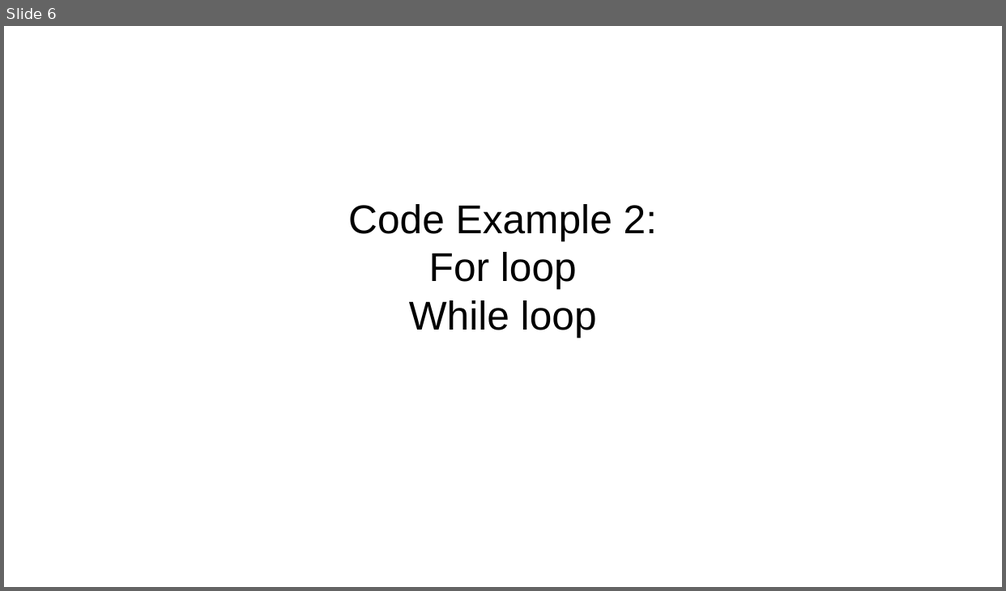
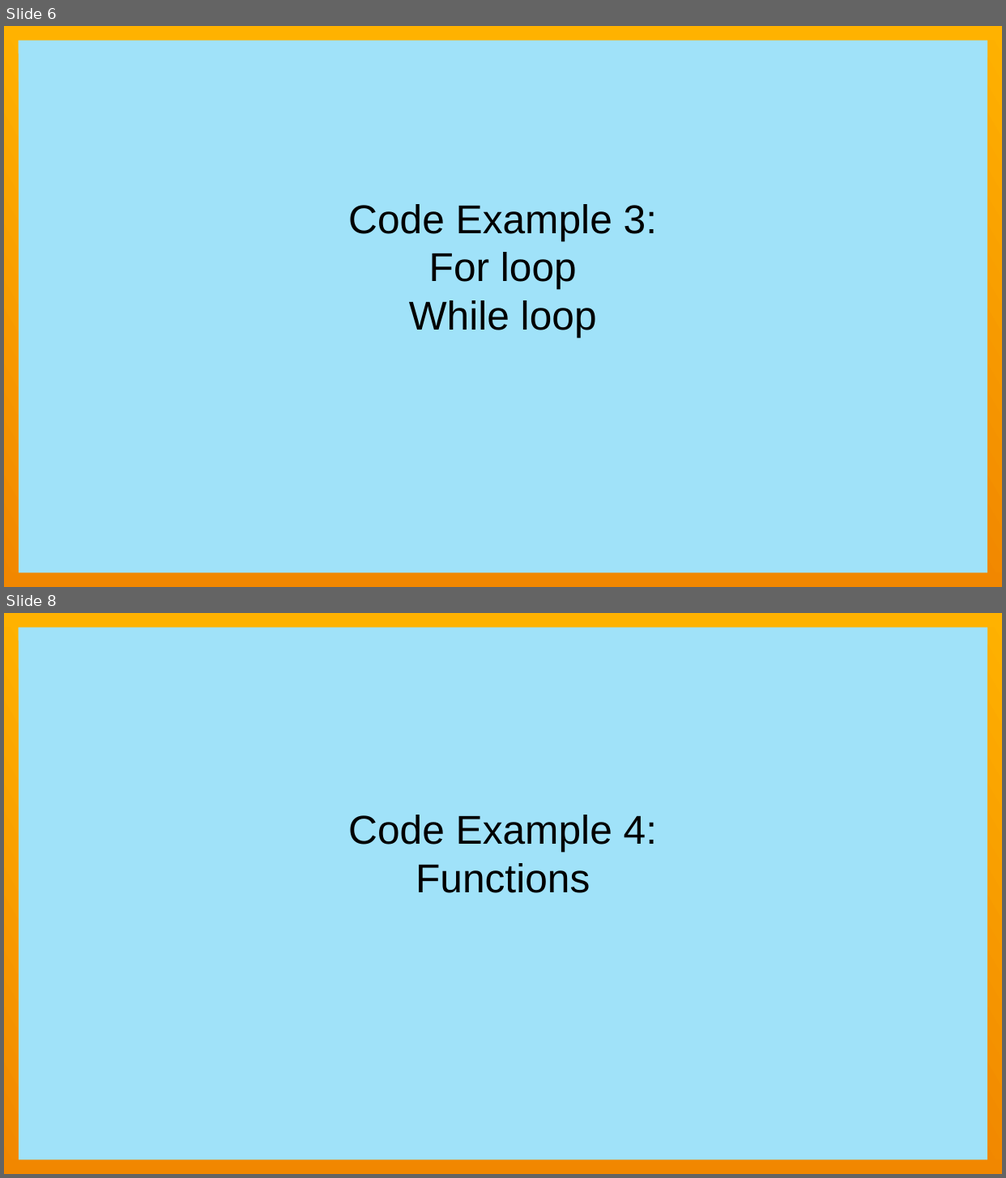
Before and after one commit to JayBee12/ITBadgePDT22021, a slide deck: Presentation.odp. Shown one above the other, each under a label of ours: slide 6 before the commit, slides 6 and 8 after it; the slides between them are not shown. The pictures are 1006x591 and 1006x1178 pixels, drawn with LibreOffice and Linux fonts; fonts in the diff are those of the drawing. Boxes give left, top, right and bottom in pixels: in the first picture for what was removed or moved away, otherwise in the second. Text is boxed around its words. In the diff, an @@ line names an element or a change of style, - is before the commit and + after.

```diff
--- a/Presentation.odp
+++ b/Presentation.odp
@@ slide 8 added at (x1=4, y1=613, x2=1002, y2=1174), background #FFFFFF; not listed: 5 template elements that a slide beside it also shows @@
@@ subtitle added at (x1=348, y1=815, x2=657, y2=893), 32 pt, text #000000 @@
+Code Example 4:
+Functions
@@ slide 6 changed as well @@
@@ rectangle added at (x1=4, y1=26, x2=1002, y2=587), fill #43C7F4 at 50% opacity @@
@@ rectangle added at (x1=4, y1=26, x2=19, y2=587), fill gradient #FFB200 to #F18700 @@
@@ rectangle added at (x1=4, y1=26, x2=1002, y2=41), fill #FFB200 @@
@@ rectangle added at (x1=988, y1=26, x2=1002, y2=587), fill gradient #FFB200 to #F18700 @@
@@ subtitle at (x1=348, y1=204, x2=657, y2=241): text changed @@
-Code Example 2:
+Code Example 3:
@@ rectangle added at (x1=4, y1=573, x2=1002, y2=587), fill #F18700 @@
```
Also in this commit, not shown: 5 other slides changed, 2 other slides added, 1 slide removed, 1 other file.
